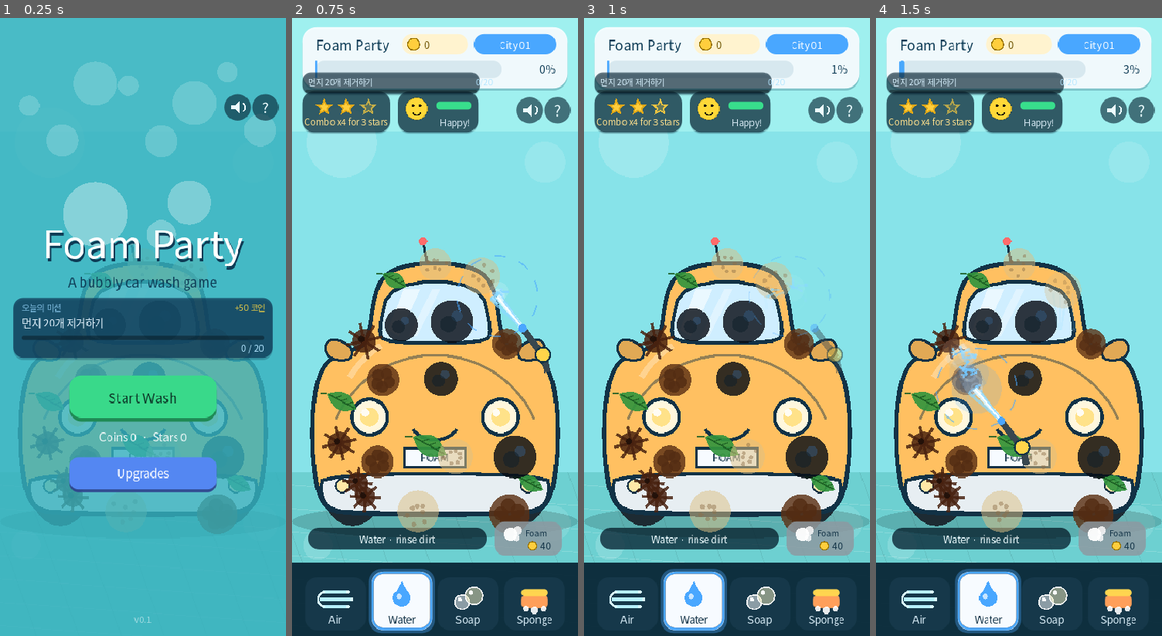
Above: before the commit, frames 1-4 (left to right).
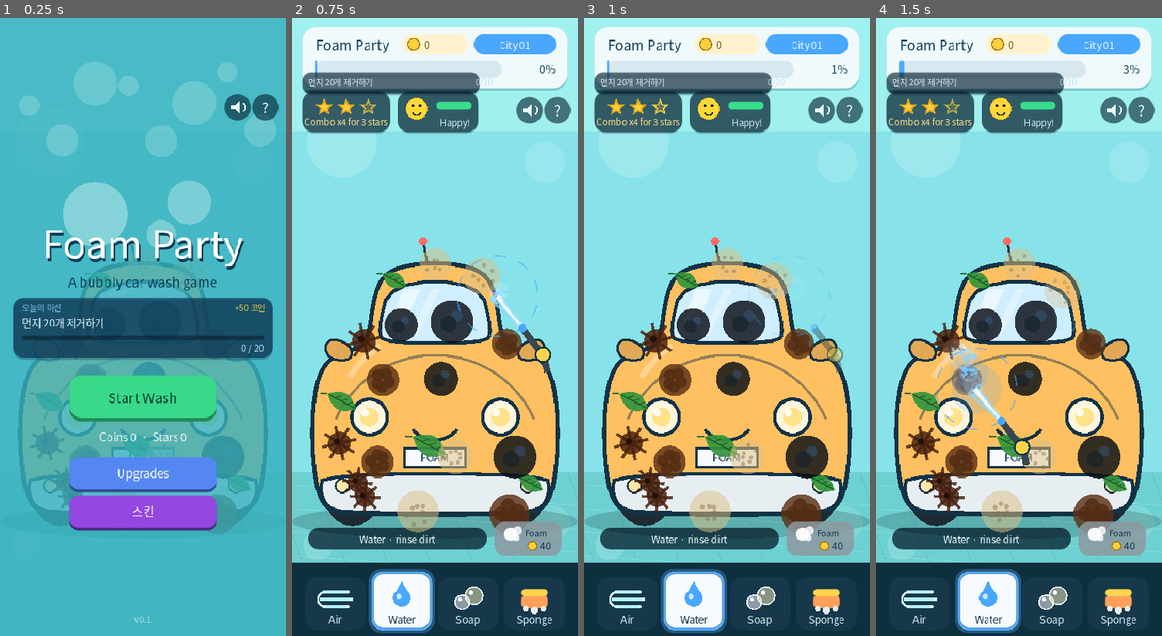
Above: after the commit, the same moments.

Repository: seorilabs/foam-party
Game: Godot game, scene res://scenes/main.tscn
Same seed, same stepped clock (60 frames per second), same inputs: the game is played once before the commit and once after it.
Inputs (mouse positions are in pixels of both pictures, inside the frame that each line leads up to):
- Up to frame 1 (0.25 s): no input
- Up to frame 2 (0.75 s): tap Enter at 0.5, 0.6 s; move the mouse to (497, 296) at 0.52 s; click (497, 296) at 0.67 s
- Up to frame 3 (1 s): tap Space at 0.77 s
- Up to frame 4 (1.5 s): drag from (961, 357) to (1004, 450) at 1.27 s

The runs differ from the first frame. In frame 1, 2.9% of the frame differs, in the area x 24-76%, y 77-83%; in frame 2, nothing differs; in frame 3, nothing differs; in frame 4, nothing differs.

Commit message:
Add nozzle skin shop with per-tool colour variants
Title screen gains a 스킨 button that opens a full-screen panel.
The panel shows four tool tabs (Water / Air / Soap / Sponge); each tab
displays a 2×2 grid of four skins (Classic free, two at 80 coins, Gold
at 150 coins).  Buying a skin immediately selects it and deducts coins
atomically with save; selecting an already-owned skin is free.

Active skin colours are applied to each tool's nozzle circle (and the
sponge body) via a new _active_skin_color() helper, so the customisation
is visible during every wash.  Owned skins and per-tool selections are
persisted in the skins section of foam_party_save.cfg.

Diff:
--- a/godot/scripts/main.gd
+++ b/godot/scripts/main.gd
@@ -206,6 +206,39 @@
 var upgrade_soap := 0
 var upgrade_sponge := 0
 var show_upgrade_panel := false
+var show_skin_panel := false
+var _skin_panel_tab := 0
+var skin_water := "classic"
+var skin_air := "classic"
+var skin_soap := "classic"
+var skin_sponge := "classic"
+var owned_skins: Dictionary = {"classic": true}
+var _nozzle_skins: Dictionary = {
+	"water": [
+		{"id": "classic",  "name": "Classic",  "cost": 0,   "color": Color(0.29, 0.65, 1.0)},
+		{"id": "coral",    "name": "Coral",    "cost": 80,  "color": Color(1.0, 0.42, 0.32)},
+		{"id": "mint",     "name": "Mint",     "cost": 80,  "color": Color(0.22, 0.88, 0.68)},
+		{"id": "gold",     "name": "Gold",     "cost": 150, "color": Color(1.0, 0.82, 0.20)},
+	],
+	"air": [
+		{"id": "classic",  "name": "Classic",  "cost": 0,   "color": Color(0.27, 0.38, 0.43)},
+		{"id": "cobalt",   "name": "Cobalt",   "cost": 80,  "color": Color(0.18, 0.38, 0.92)},
+		{"id": "violet",   "name": "Violet",   "cost": 80,  "color": Color(0.62, 0.22, 0.90)},
+		{"id": "gold",     "name": "Gold",     "cost": 150, "color": Color(1.0, 0.72, 0.15)},
+	],
+	"soap": [
+		{"id": "classic",  "name": "Classic",  "cost": 0,   "color": Color(1.0, 1.0, 1.0)},
+		{"id": "pink",     "name": "Pink",     "cost": 80,  "color": Color(1.0, 0.58, 0.78)},
+		{"id": "lavender", "name": "Lavender", "cost": 80,  "color": Color(0.74, 0.52, 1.0)},
+		{"id": "gold",     "name": "Gold",     "cost": 150, "color": Color(1.0, 0.82, 0.20)},
+	],
+	"sponge": [
+		{"id": "classic",  "name": "Classic",  "cost": 0,   "color": Color(1.0, 0.62, 0.35)},
+		{"id": "lime",     "name": "Lime",     "cost": 80,  "color": Color(0.42, 0.90, 0.28)},
+		{"id": "purple",   "name": "Purple",   "cost": 80,  "color": Color(0.62, 0.28, 0.92)},
+		{"id": "gold",     "name": "Gold",     "cost": 150, "color": Color(1.0, 0.82, 0.20)},
+	],
+}
 var _main_save_dirty := false
 var _daily_save_timer: Timer = null
 
@@ -297,6 +330,15 @@
 		upgrade_water = clampi(int(config.get_value("upgrades", "water", 0)), 0, UPGRADE_MAX_LEVEL)
 		upgrade_soap = clampi(int(config.get_value("upgrades", "soap", 0)), 0, UPGRADE_MAX_LEVEL)
 		upgrade_sponge = clampi(int(config.get_value("upgrades", "sponge", 0)), 0, UPGRADE_MAX_LEVEL)
+		skin_water = String(config.get_value("skins", "water", "classic"))
+		skin_air = String(config.get_value("skins", "air", "classic"))
+		skin_soap = String(config.get_value("skins", "soap", "classic"))
+		skin_sponge = String(config.get_value("skins", "sponge", "classic"))
+		var raw_owned: Variant = config.get_value("skins", "owned", {})
+		owned_skins = {"classic": true}
+		if raw_owned is Dictionary:
+			for k in (raw_owned as Dictionary):
+				owned_skins[String(k)] = true
 		var stored_best: Variant = config.get_value("game", "best_times", {})
 		if stored_best is Dictionary:
 			best_times = {}
@@ -362,6 +404,11 @@
 	config.set_value("upgrades", "water", upgrade_water)
 	config.set_value("upgrades", "soap", upgrade_soap)
 	config.set_value("upgrades", "sponge", upgrade_sponge)
+	config.set_value("skins", "water", skin_water)
+	config.set_value("skins", "air", skin_air)
+	config.set_value("skins", "soap", skin_soap)
+	config.set_value("skins", "sponge", skin_sponge)
+	config.set_value("skins", "owned", owned_skins)
 	return config.save(SAVE_PATH)
 
 
@@ -1172,6 +1219,8 @@
 		_draw_title_screen()
 		if show_upgrade_panel:
 			_draw_upgrade_panel()
+		if show_skin_panel:
+			_draw_skin_panel()
 	else:
 		_draw_wash_trail()
 		_draw_tool_cursor()
@@ -1540,11 +1589,18 @@
 		if show_upgrade_panel:
 			_handle_upgrade_panel_tap(point)
 			return true
+		if show_skin_panel:
+			_handle_skin_panel_tap(point)
+			return true
 		if _get_start_rect().has_point(point):
 			start_game()
 			_play_ui_select()
 		elif _get_upgrade_btn_rect().has_point(point):
 			show_upgrade_panel = true
+			queue_redraw()
+			_play_ui_select()
+		elif _get_skin_btn_rect().has_point(point):
+			show_skin_panel = true
 			queue_redraw()
 			_play_ui_select()
 		elif _get_sound_rect().has_point(point):
@@ -3087,7 +3143,7 @@
 	draw_line(grip, grip + Vector2(4.0, 20.0), Color(0.22, 0.28, 0.31, alpha_scale), 9.0)
 	draw_circle(grip + Vector2(-2.0, -4.0), 10.0, Color(1.0, 0.83, 0.29, alpha_scale))
 	draw_circle(grip + Vector2(-2.0, -4.0), 10.0, Color(0.07, 0.2, 0.27, alpha_scale), false, 2.5)
-	draw_circle(nozzle, 5.5, Color(0.29, 0.65, 1.0, alpha_scale))
+	draw_circle(nozzle, 5.5, _active_skin_color(TOOL_WATER, alpha_scale))
 
 
 func _draw_air_blower(point: Vector2, time_now: float, alpha_scale: float) -> void:
@@ -3103,7 +3159,7 @@
 	draw_circle(body, 17.0, Color(1.0, 0.62, 0.35, alpha_scale))
 	draw_circle(body, 17.0, Color(0.07, 0.2, 0.27, alpha_scale), false, 3.0)
 	draw_arc(body, 10.0, 0.0, TAU, 14, Color(0.07, 0.2, 0.27, alpha_scale * 0.6), 2.0)
-	draw_circle(nozzle, 6.5, Color(0.27, 0.38, 0.43, alpha_scale))
+	draw_circle(nozzle, 6.5, _active_skin_color(TOOL_AIR, alpha_scale))
 
 
 func _draw_foam_bottle(point: Vector2, time_now: float, alpha_scale: float) -> void:
@@ -3124,7 +3180,7 @@
 	draw_colored_polygon(body, Color(0.93, 0.91, 0.65, alpha_scale))
 	_draw_closed_outline(body, Color(0.07, 0.2, 0.27, alpha_scale), 2.5)
 	draw_line(bottle_top, nozzle, Color(0.55, 0.62, 0.66, alpha_scale), 7.0)
-	draw_circle(nozzle, 6.0, Color(1.0, 1.0, 1.0, alpha_scale))
+	draw_circle(nozzle, 6.0, _active_skin_color(TOOL_SOAP, alpha_scale))
 	draw_circle(nozzle, 6.0, Color(0.07, 0.2, 0.27, alpha_scale), false, 2.0)
 
 
@@ -3137,7 +3193,7 @@
 	var top_half := Vector2(26.0, 8.0)
 	var body := _rotated_rect_points(point, half, angle)
 	var cap := _rotated_rect_points(point + Vector2(0.0, -10.0).rotated(angle), top_half, angle)
-	draw_colored_polygon(body, Color(1.0, 0.62, 0.35, alpha_scale))
+	draw_colored_polygon(body, _active_skin_color(TOOL_SPONGE, alpha_scale))
 	draw_colored_polygon(cap, Color(1.0, 0.84, 0.31, alpha_scale))
 	_draw_closed_outline(body, Color(0.07, 0.2, 0.27, alpha_scale), 3.0)
 	if is_washing:
@@ -3217,6 +3273,10 @@
 	draw_style_box(_style("upg_shadow", Color(0.18, 0.25, 0.55, 0.9), 12.0), Rect2(upg_rect.position + Vector2(0.0, 4.0), upg_rect.size))
 	draw_style_box(_style("upg_btn", Color(0.33, 0.53, 0.95, 1.0), 12.0), upg_rect)
 	draw_string(font, Vector2(upg_rect.position.x, upg_rect.position.y + 28.0), "Upgrades", HORIZONTAL_ALIGNMENT_CENTER, upg_rect.size.x, 16, Color(1.0, 1.0, 1.0, 0.96))
+	var skin_rect := _get_skin_btn_rect()
+	draw_style_box(_style("skin_shadow", Color(0.28, 0.12, 0.48, 0.9), 12.0), Rect2(skin_rect.position + Vector2(0.0, 4.0), skin_rect.size))
+	draw_style_box(_style("skin_btn", Color(0.58, 0.28, 0.88, 1.0), 12.0), skin_rect)
+	draw_string(font, Vector2(skin_rect.position.x, skin_rect.position.y + 28.0), "스킨", HORIZONTAL_ALIGNMENT_CENTER, skin_rect.size.x, 16, Color(1.0, 1.0, 1.0, 0.96))
 	var version_y := minf(826.0, DESIGN_SIZE.y - _safe_area_design_insets().w - 12.0)
 	draw_string(font, Vector2(0.0, version_y), "v0.1", HORIZONTAL_ALIGNMENT_CENTER, DESIGN_SIZE.x, 12, Color(1.0, 1.0, 1.0, 0.5))
 
@@ -3934,3 +3994,191 @@
 			var btn_col := Color("#39d98a") if affordable else Color("#8fc4b4")
 			draw_style_box(_style("upg_buy_%d" % idx, btn_col, 10.0), buy_rect)
 			draw_string(font, Vector2(buy_rect.position.x, buy_rect.position.y + 26.0), "%d coins" % cost, HORIZONTAL_ALIGNMENT_CENTER, buy_rect.size.x, 14, Color("#0d2a3b") if affordable else Color("#4a7a6a"))
+
+
+func _get_skin_btn_rect() -> Rect2:
+	return Rect2(95.0, 652.0, 200.0, 44.0)
+
+
+func _active_skin_color(tool_key: String, alpha: float = 1.0) -> Color:
+	var sid: String
+	if tool_key == TOOL_WATER:
+		sid = skin_water
+	elif tool_key == TOOL_AIR:
+		sid = skin_air
+	elif tool_key == TOOL_SOAP:
+		sid = skin_soap
+	else:
+		sid = skin_sponge
+	var skins: Array = _nozzle_skins.get(tool_key, [])
+	for s in skins:
+		if s["id"] == sid:
+			var c: Color = s["color"]
+			c.a = alpha
+			return c
+	if not skins.is_empty():
+		var c: Color = skins[0]["color"]
+		c.a = alpha
+		return c
+	return Color(0.5, 0.5, 0.5, alpha)
+
+
+func _skin_tab_rect(panel: Rect2, tab_idx: int) -> Rect2:
+	var tab_w: float = (panel.size.x - 20.0) / 4.0
+	return Rect2(panel.position.x + 10.0 + tab_idx * tab_w, panel.position.y + 74.0, tab_w, 34.0)
+
+
+func _skin_card_rect(panel: Rect2, card_idx: int) -> Rect2:
+	var col: int = card_idx % 2
+	var row: int = card_idx / 2
+	var card_w: float = (panel.size.x - 28.0 - 8.0) / 2.0
+	var card_h := 118.0
+	var x: float = panel.position.x + 14.0 + float(col) * (card_w + 8.0)
+	var y: float = panel.position.y + 116.0 + float(row) * (card_h + 8.0)
+	return Rect2(x, y, card_w, card_h)
+
+
+func _skin_buy_rect(card: Rect2) -> Rect2:
+	return Rect2(card.position.x + 8.0, card.position.y + card.size.y - 38.0, card.size.x - 16.0, 30.0)
+
+
+func _handle_skin_panel_tap(point: Vector2) -> void:
+	var panel := Rect2(15.0, 88.0, 360.0, 362.0)
+	var close_rect := Rect2(panel.position.x + panel.size.x - 48.0, panel.position.y + 10.0, 38.0, 38.0)
+	if close_rect.has_point(point):
+		show_skin_panel = false
+		queue_redraw()
+		_play_ui_select()
+		return
+	var tab_keys := ["water", "air", "soap", "sponge"]
+	for t in range(4):
+		if _skin_tab_rect(panel, t).has_point(point):
+			_skin_panel_tab = t
+			queue_redraw()
+			_play_ui_select()
+			return
+	var tool_key: String = tab_keys[_skin_panel_tab]
+	var skins: Array = _nozzle_skins.get(tool_key, [])
+	for ci in range(skins.size()):
+		if _skin_buy_rect(_skin_card_rect(panel, ci)).has_point(point):
+			_try_buy_or_select_skin(tool_key, ci)
+			return
+
+
+func _try_buy_or_select_skin(tool_key: String, skin_idx: int) -> void:
+	var skins: Array = _nozzle_skins.get(tool_key, [])
+	if skin_idx < 0 or skin_idx >= skins.size():
+		return
+	var skin: Dictionary = skins[skin_idx]
+	var sid: String = skin["id"]
+	var cost: int = skin["cost"]
+	if owned_skins.get(sid, false):
+		if tool_key == TOOL_WATER:
+			skin_water = sid
+		elif tool_key == TOOL_AIR:
+			skin_air = sid
+		elif tool_key == TOOL_SOAP:
+			skin_soap = sid
+		else:
+			skin_sponge = sid
+		_save_progress()
+		queue_redraw()
+		_play_ui_select()
+		return
+	if coins < cost:
+		return
+	coins -= cost
+	owned_skins[sid] = true
+	if tool_key == TOOL_WATER:
+		skin_water = sid
+	elif tool_key == TOOL_AIR:
+		skin_air = sid
+	elif tool_key == TOOL_SOAP:
+		skin_soap = sid
+	else:
+		skin_sponge = sid
+	if _save_progress() != OK:
+		coins += cost
+		owned_skins.erase(sid)
+		if tool_key == TOOL_WATER:
+			skin_water = "classic"
+		elif tool_key == TOOL_AIR:
+			skin_air = "classic"
+		elif tool_key == TOOL_SOAP:
+			skin_soap = "classic"
+		else:
+			skin_sponge = "classic"
+		return
+	_play_ui_select()
+	queue_redraw()
+
+
+func _draw_skin_panel() -> void:
+	var font: Font = _font()
+	draw_rect(Rect2(Vector2.ZERO, DESIGN_SIZE), Color(0.02, 0.05, 0.18, 0.72))
+	var panel := Rect2(15.0, 88.0, 360.0, 362.0)
+	draw_style_box(_style("skin_panel_shadow", Color(0.08, 0.02, 0.22, 0.5), 22.0), Rect2(panel.position + Vector2(0.0, 6.0), panel.size))
+	draw_style_box(_style("skin_panel_bg", Color("#f5f0ff"), 22.0), panel)
+
+	draw_string(font, Vector2(panel.position.x, panel.position.y + 48.0), "노즐 스킨", HORIZONTAL_ALIGNMENT_CENTER, panel.size.x, 22, Color("#2a0d50"))
+	draw_string(font, Vector2(panel.position.x, panel.position.y + 70.0), "Coins: %d" % coins, HORIZONTAL_ALIGNMENT_CENTER, panel.size.x, 13, Color("#7a3ac1"))
+
+	var close_rect := Rect2(panel.position.x + panel.size.x - 48.0, panel.position.y + 10.0, 38.0, 38.0)
+	draw_style_box(_style("skin_close_bg", Color("#e8d8f8"), 10.0), close_rect)
+	draw_string(font, Vector2(close_rect.position.x, close_rect.position.y + 26.0), "X", HORIZONTAL_ALIGNMENT_CENTER, close_rect.size.x, 18, Color("#2a0d50"))
+
+	var tab_keys := ["water", "air", "soap", "sponge"]
+	var tab_labels := ["Water", "Air", "Soap", "Sponge"]
+	for t in range(4):
+		var tr: Rect2 = _skin_tab_rect(panel, t)
+		var is_active: bool = _skin_panel_tab == t
+		var tab_col := Color("#7a35c8") if is_active else Color("#d0b8f0")
+		draw_style_box(_style("skin_tab_%d_%s" % [t, str(is_active)], tab_col, 8.0), tr)
+		var lbl_col := Color(1.0, 1.0, 1.0) if is_active else Color("#4a2a7a")
+		draw_string(font, Vector2(tr.position.x, tr.position.y + 22.0), tab_labels[t], HORIZONTAL_ALIGNMENT_CENTER, tr.size.x, 12, lbl_col)
+
+	var tool_key: String = tab_keys[_skin_panel_tab]
+	var active_sid: String
+	if tool_key == TOOL_WATER:
+		active_sid = skin_water
+	elif tool_key == TOOL_AIR:
+		active_sid = skin_air
+	elif tool_key == TOOL_SOAP:
+		active_sid = skin_soap
+	else:
+		active_sid = skin_sponge
+
+	var skins: Array = _nozzle_skins.get(tool_key, [])
+	for ci in range(skins.size()):
+		var skin: Dictionary = skins[ci]
+		var sid: String = skin["id"]
+		var skin_name: String = skin["name"]
+		var cost: int = skin["cost"]
+		var col: Color = skin["color"]
+		var is_owned: bool = owned_skins.get(sid, false)
+		var is_selected: bool = sid == active_sid
+		var card: Rect2 = _skin_card_rect(panel, ci)
+
+		var card_bg := Color("#e8d8f8") if is_selected else Color("#f0e8ff")
+		var border_col := Color("#7a35c8") if is_selected else Color("#c8a8f0")
+		draw_style_box(_style("skin_card_%d_%d_%s" % [ci, int(is_selected), sid], card_bg, 12.0, border_col, 2), card)
+
+		var circle_center := Vector2(card.position.x + card.size.x * 0.5, card.position.y + 38.0)
+		draw_circle(circle_center, 24.0, col)
+		draw_arc(circle_center, 24.0, 0.0, TAU, 24, Color(0.0, 0.0, 0.0, 0.18), 2.0)
+
+		var name_col := Color("#2a0d50") if is_owned else Color("#5a4a7a")
+		draw_string(font, Vector2(card.position.x, card.position.y + 74.0), skin_name, HORIZONTAL_ALIGNMENT_CENTER, card.size.x, 12, name_col)
+
+		var buy_rect: Rect2 = _skin_buy_rect(card)
+		if is_selected:
+			draw_style_box(_style("skin_sel_bg", Color("#7a35c8"), 8.0), buy_rect)
+			draw_string(font, Vector2(buy_rect.position.x, buy_rect.position.y + 20.0), "선택됨", HORIZONTAL_ALIGNMENT_CENTER, buy_rect.size.x, 12, Color(1.0, 1.0, 1.0))
+		elif is_owned:
+			draw_style_box(_style("skin_own_bg", Color("#39d98a"), 8.0), buy_rect)
+			draw_string(font, Vector2(buy_rect.position.x, buy_rect.position.y + 20.0), "선택", HORIZONTAL_ALIGNMENT_CENTER, buy_rect.size.x, 12, Color("#0d2a1a"))
+		else:
+			var affordable: bool = coins >= cost
+			var btn_c := Color("#a855f7") if affordable else Color("#c8a8f0")
+			draw_style_box(_style("skin_buy_%d_%d_%s" % [ci, int(affordable), sid], btn_c, 8.0), buy_rect)
+			draw_string(font, Vector2(buy_rect.position.x, buy_rect.position.y + 20.0), "%d coins" % cost, HORIZONTAL_ALIGNMENT_CENTER, buy_rect.size.x, 11, Color(1.0, 1.0, 1.0) if affordable else Color("#6a4a8a"))
